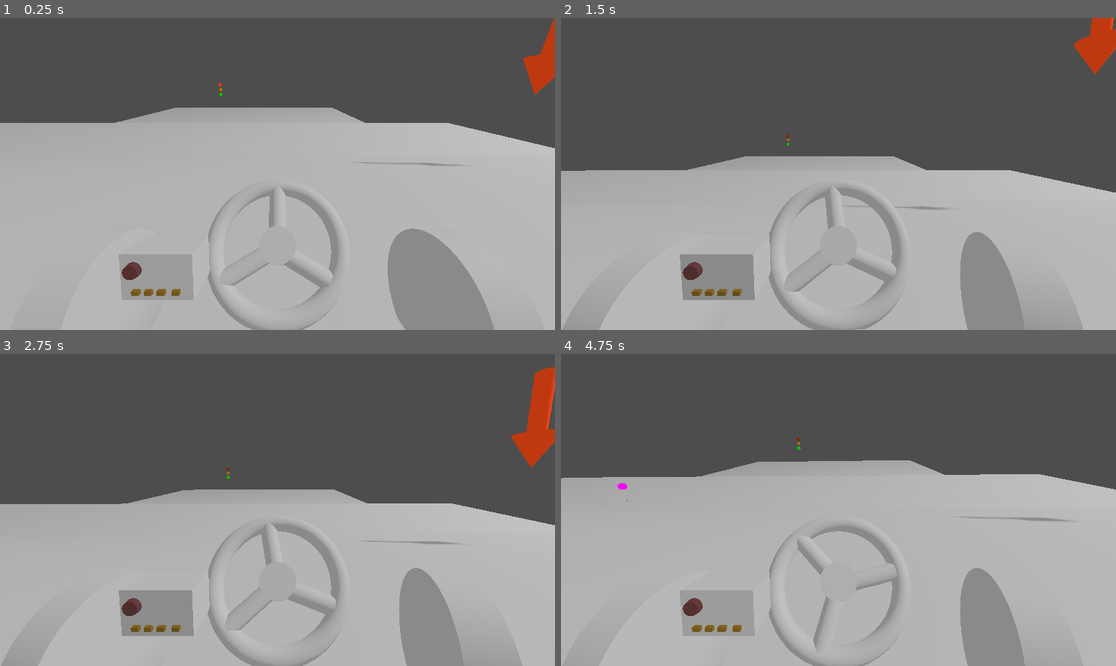
Above: before the commit, frames 1-4 (two rows, left to right).
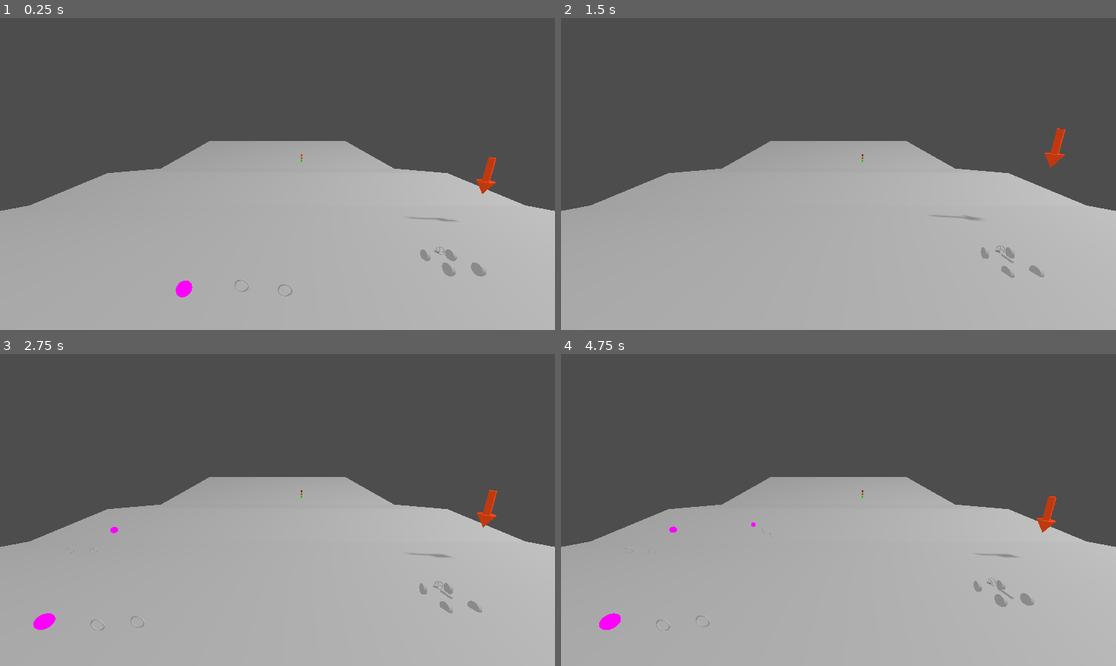
Above: after the commit, the same moments.

Repository: Lievven/connections
Game: Godot game, scene res://test_scene.tscn
Two runs of this game, one before a commit and one after it. Both use one fixed random seed, a clock stepped at 60 frames per second and the inputs below.
Inputs (mouse positions are in pixels of both pictures, inside the frame that each line leads up to):
- Up to frame 1 (0.25 s): no input
- Up to frame 2 (1.5 s): move the mouse to (960, 158) at 0.52 s; hold Right 0.53-1.28 s; hold Ctrl (break) 0.53-1.28 s; click (960, 158) at 0.67 s; move the mouse to (727, 189) at 1.27 s; hold Backspace (ui_text_backspace) from 1.28 s (still down); tap Ctrl (break) at 1.35 s
- Up to frame 3 (2.75 s): move the mouse to (333, 441) at 2.02 s; release Backspace (ui_text_backspace) at 2.03 s; hold Right from 2.03 s (still down); hold Ctrl (break) from 2.03 s (still down)
- Up to frame 4 (4.75 s): move the mouse to (810, 572) at 2.77 s; release Right at 2.78 s; release Ctrl (break) at 2.78 s; hold Space (accelerate) 2.78-3.53 s; tap Ctrl (break) at 2.85, 4.35 s; click (810, 572) at 2.92 s; move the mouse to (1005, 556) at 3.52 s; hold Ctrl (break) 3.53-4.28 s; hold Left from 3.53 s (still down); move the mouse to (672, 463) at 4.27 s

The runs differ from the first frame. In frame 1, 23% of the frame differs, in the area x 0-100%, y 0-100%; in frame 2, 12%; in frame 3, 12%; in frame 4, 16%.

Commit message:
Added option to quit replay mode

Diff:
--- a/drive_path.gd
+++ b/drive_path.gd
@@ -65,7 +65,23 @@
 
 func _input(event: InputEvent) -> void:
 	if event.is_action_pressed("ui_text_backspace"):
+		change_replay_mode()
+
+
+func change_replay_mode():
+	if is_recording:
 		visible = true
 		is_recording = false
 		player_vehicle.freeze = true
 		follow_drive_path()
+	else:
+		visible = false
+		is_recording = true
+		player_vehicle.freeze = false
+		drive_tween.kill()
+		curve.clear_points()
+		angles.clear()
+		timestamps.clear()
+		steerings.clear()
+		last_timestamp = 0
+		replay_step = 0
--- a/test_scene.tscn
+++ b/test_scene.tscn
@@ -73,6 +73,9 @@
 
 [node name="Node3D" type="Node3D" unique_id=858228603]
 
+[node name="Camera3D" type="Camera3D" parent="." unique_id=1858044562]
+transform = Transform3D(1, 0, 0, 0, 0.9659259, 0.25881907, 0, -0.25881907, 0.9659258, 0, 19, 50)
+
 [node name="Node3D" type="Node3D" parent="." unique_id=1863484585]
 
 [node name="StaticBody3D" type="StaticBody3D" parent="Node3D" unique_id=432973177]
@@ -235,8 +238,5 @@
 transform = Transform3D(1, 0, 0, 0, 1, 0, 0, 0, 1, 0, -6, 0)
 shape = SubResource("CylinderShape3D_2nij2")
 
-[node name="Camera3D" type="Camera3D" parent="." unique_id=1858044562]
-transform = Transform3D(1, 0, 0, 0, 0.9659259, 0.25881907, 0, -0.25881907, 0.9659258, 0, 19, 50)
-
 [node name="DrivePath" parent="." unique_id=1548245820 node_paths=PackedStringArray("player_vehicle") instance=ExtResource("6_buypi")]
 player_vehicle = NodePath("../VehicleBody3D")
